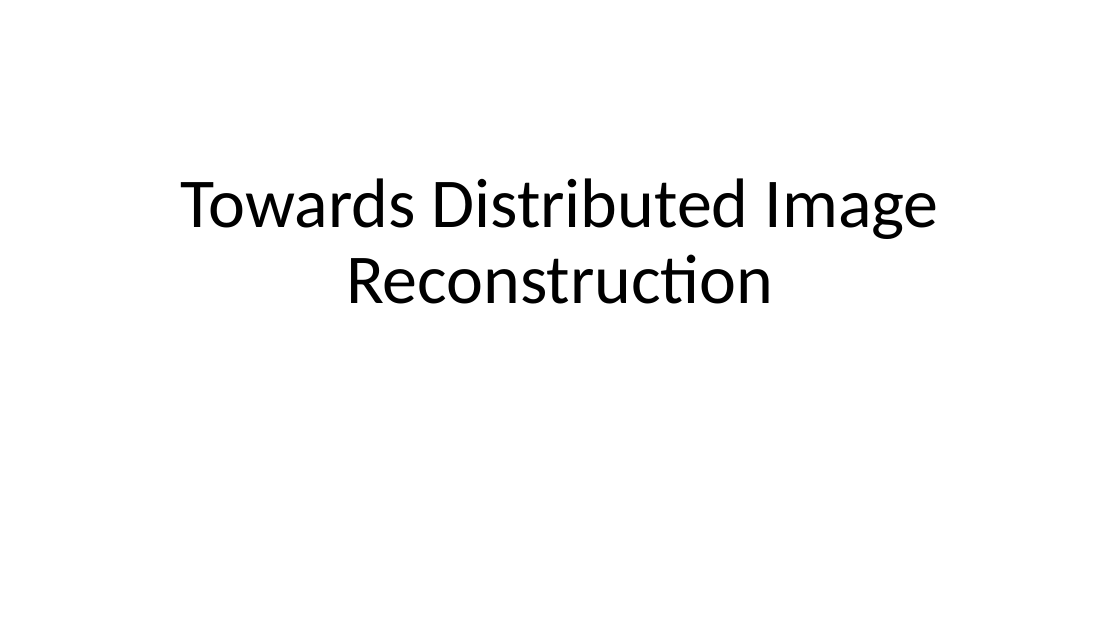
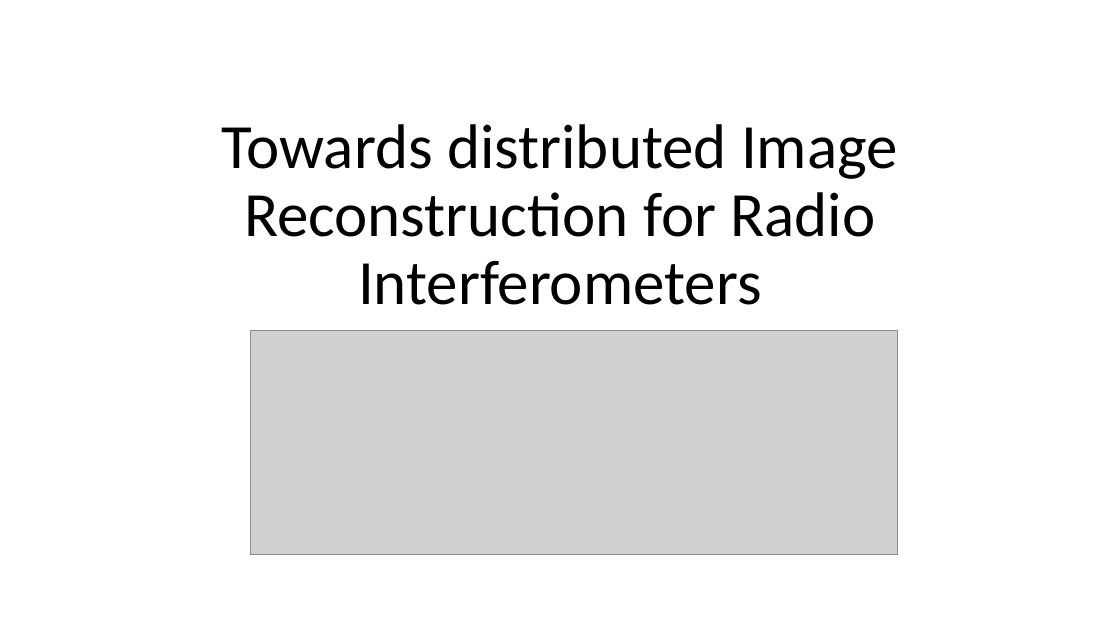
Before and after one commit to lord-blueberry/p9-doc, a slide deck: slide 1 of SKA-Days/Towards Distributed Image Reconstruction.pptx. Drawn at 1120x630 pixels with LibreOffice and Linux fonts; fonts in the diff are those of the drawing; grey boxes stand for pictures. Boxes give left, top, right and bottom in pixels: in the first picture for what was removed or moved away, otherwise in the second. Text is boxed around its words. In the diff, an @@ line names an element or a change of style, - is before the commit and + after.

```diff
--- a/SKA-Days/Towards Distributed Image Reconstruction.pptx
+++ b/SKA-Days/Towards Distributed Image Reconstruction.pptx
@@ title at (222, 124, 898, 305): text changed; size 60 to 54 pt @@
-Towards Distributed Image Reconstruction
+Towards distributed Image Reconstruction for Radio Interferometers
@@ picture added at (250, 331, 898, 555) @@
```
Also in this commit, not shown: 3 other slides changed, 5 slides added, 5 slides removed, 1 other file.
